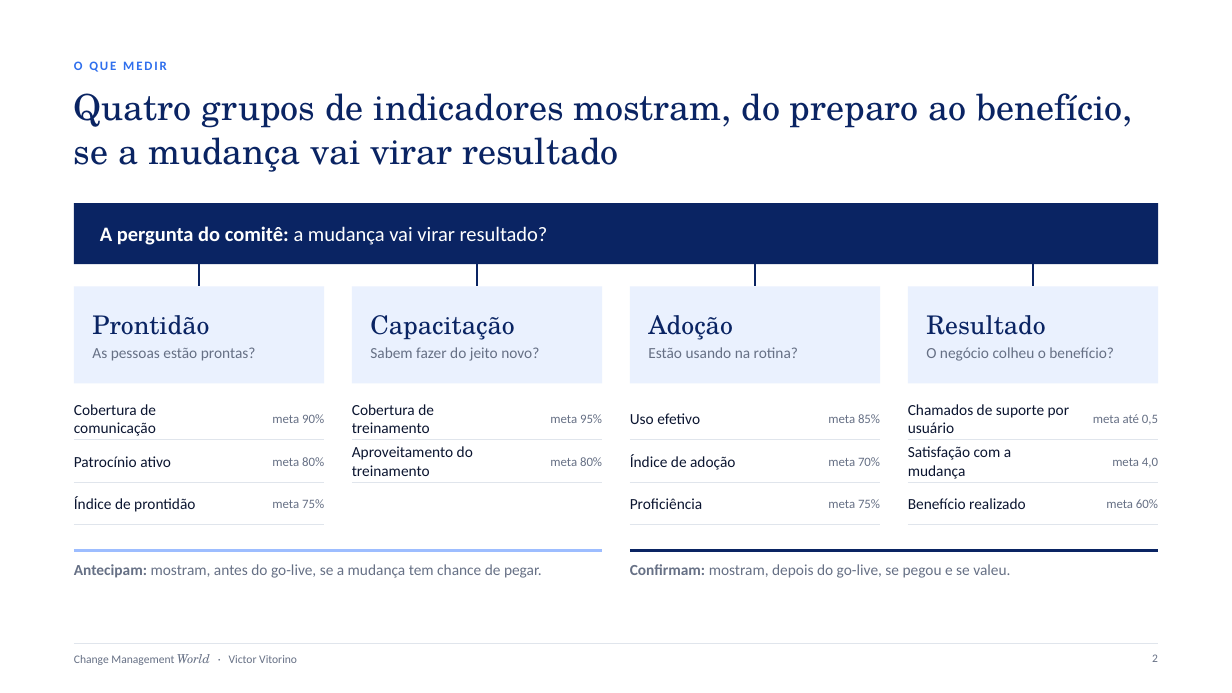
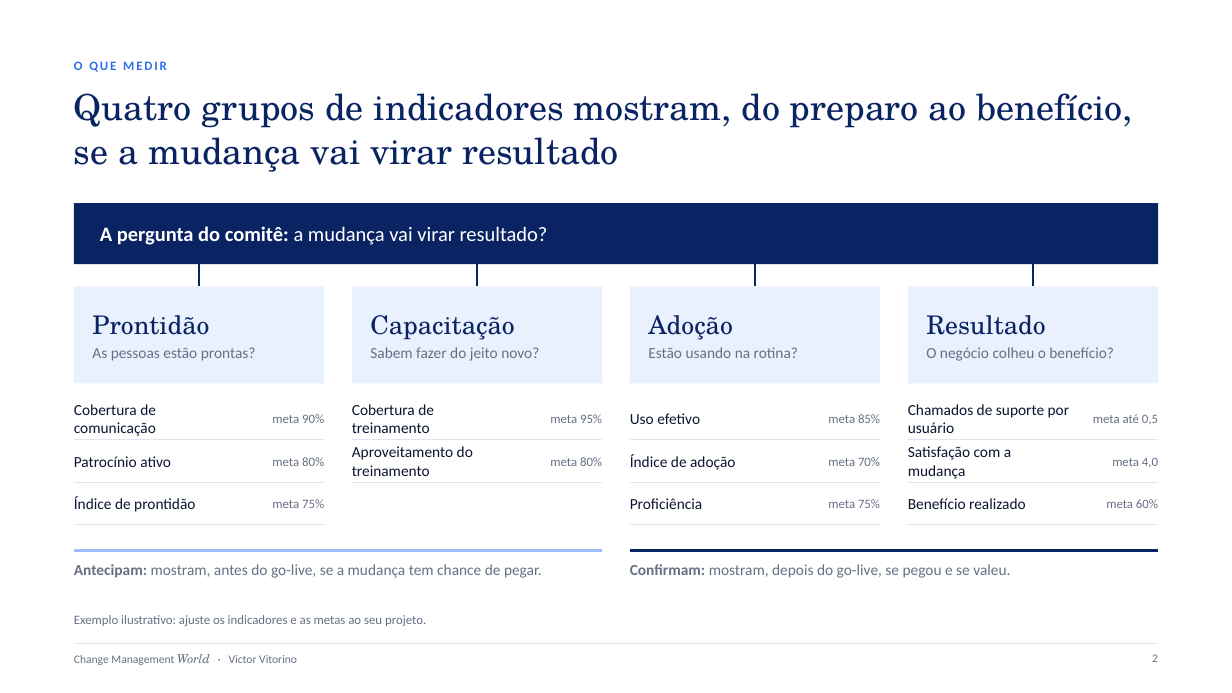
Before and after one commit to VictorVitorino/finaldoanovideo, a slide deck: slide 2 of blog/assets/modelos/painel-de-indicadores-da-mudanca.pptx. Drawn at 1232x693 pixels with LibreOffice and Linux fonts; fonts in the diff are those of the drawing. Boxes give left, top, right and bottom in pixels: in the first picture for what was removed or moved away, otherwise in the second. Text is boxed around its words. In the diff, an @@ line names an element or a change of style, - is before the commit and + after.

```diff
--- a/blog/assets/modelos/painel-de-indicadores-da-mudanca.pptx
+++ b/blog/assets/modelos/painel-de-indicadores-da-mudanca.pptx
@@ text added at [74,615,426,626], 10 pt, text #667085 @@
+Exemplo ilustrativo: ajuste os indicadores e as metas ao seu projeto.
```
Also in this commit, not shown: 1 other slide changed, 22 other files.
